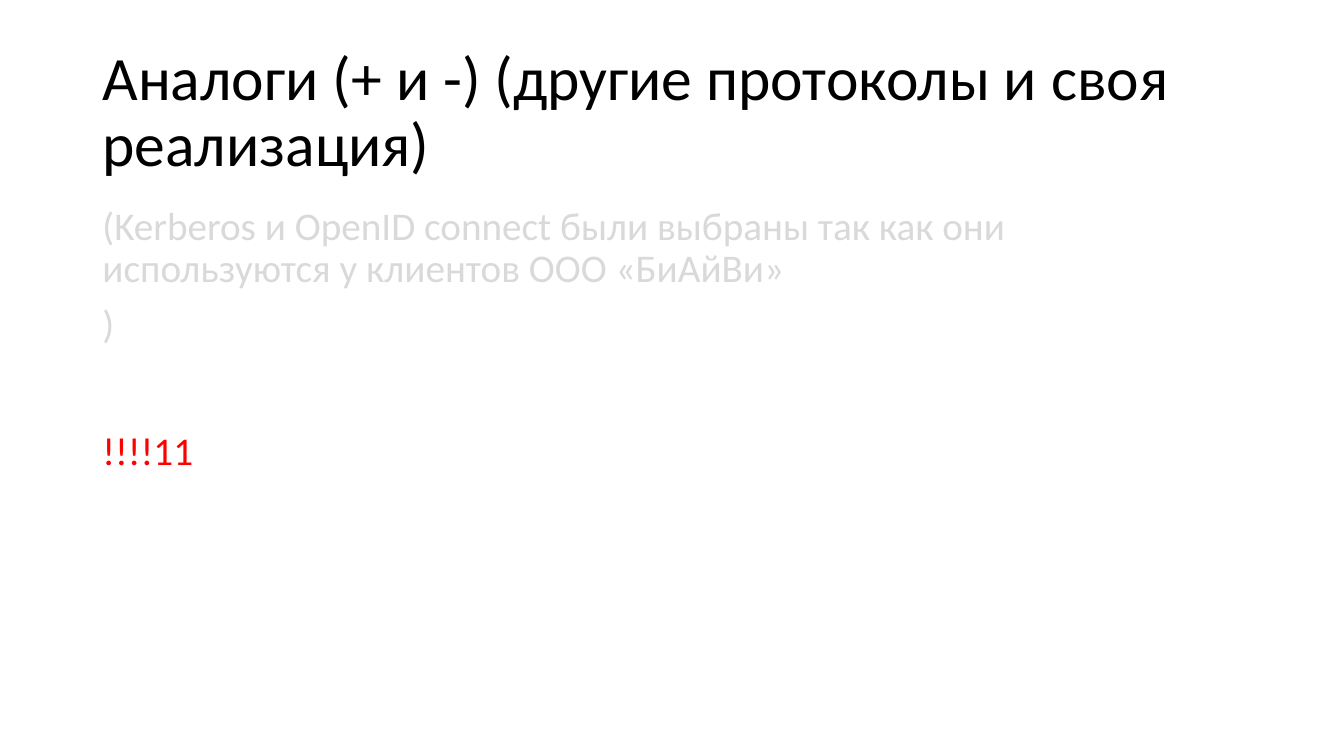
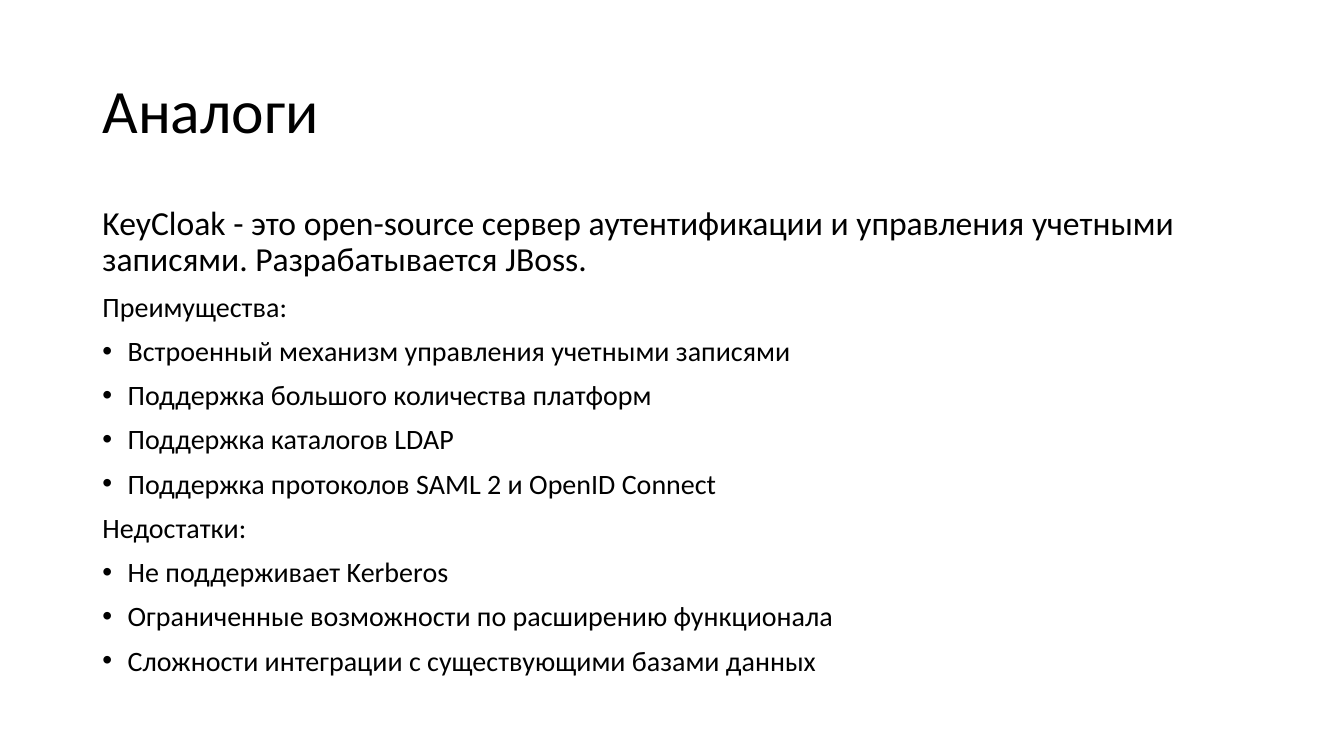
Before and after one commit to KozinOleg97/diplom, a slide deck: slide 14 of Vkr_p2.pptx (slide 12 before the commit). Drawn at 1344x756 pixels with LibreOffice and Linux fonts; fonts in the diff are those of the drawing. Boxes give left, top, right and bottom in pixels: in the first picture for what was removed or moved away, otherwise in the second. Text is boxed around its words. In the diff, an @@ line names an element or a change of style, - is before the commit and + after.

```diff
--- a/Vkr_p2.pptx
+++ b/Vkr_p2.pptx
@@ title at (x1=102, y1=93, x2=318, y2=134): text changed @@
-Аналоги (+ и -) (другие протоколы и своя реализация)
+Аналоги
@@ text at (x1=102, y1=211, x2=1174, y2=676): text changed; size 28 to 20 pt; text colour #D9D9D9 to #000000 @@
-(Kerberos и OpenID connect были выбраны так как они используются у клиентов ООО «БиАйВи»
-)
-!!!!11
+KeyCloak - это open-source сервер аутентификации и управления учетными записями. Разрабатывается JBoss.
+Преимущества:
+• Встроенный механизм управления учетными записями
+• Поддержка большого количества платформ
+• Поддержка каталогов LDAP
+• Поддержка протоколов SAML 2 и OpenID Connect
+Недостатки:
+• Не поддерживает Kerberos
+• Ограниченные возможности по расширению функционала
+• Сложности интеграции с существующими базами данных
```
Also in this commit, not shown: 11 other slides changed, 6 slides added, 2 slides removed, 1 other file.
